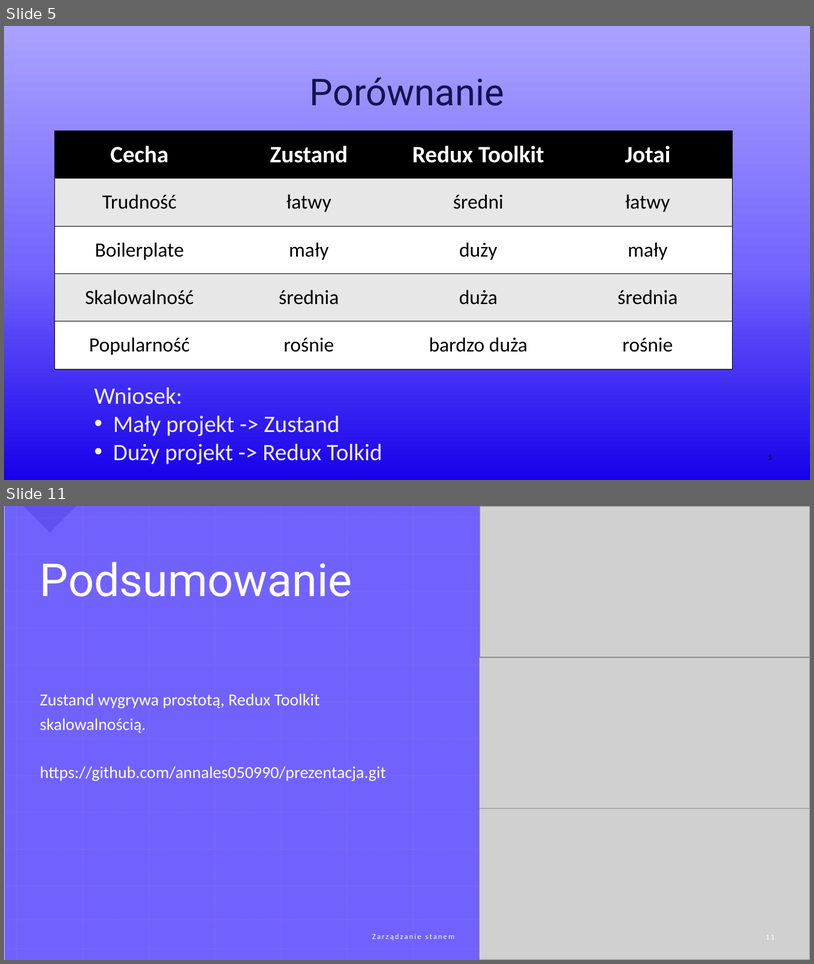
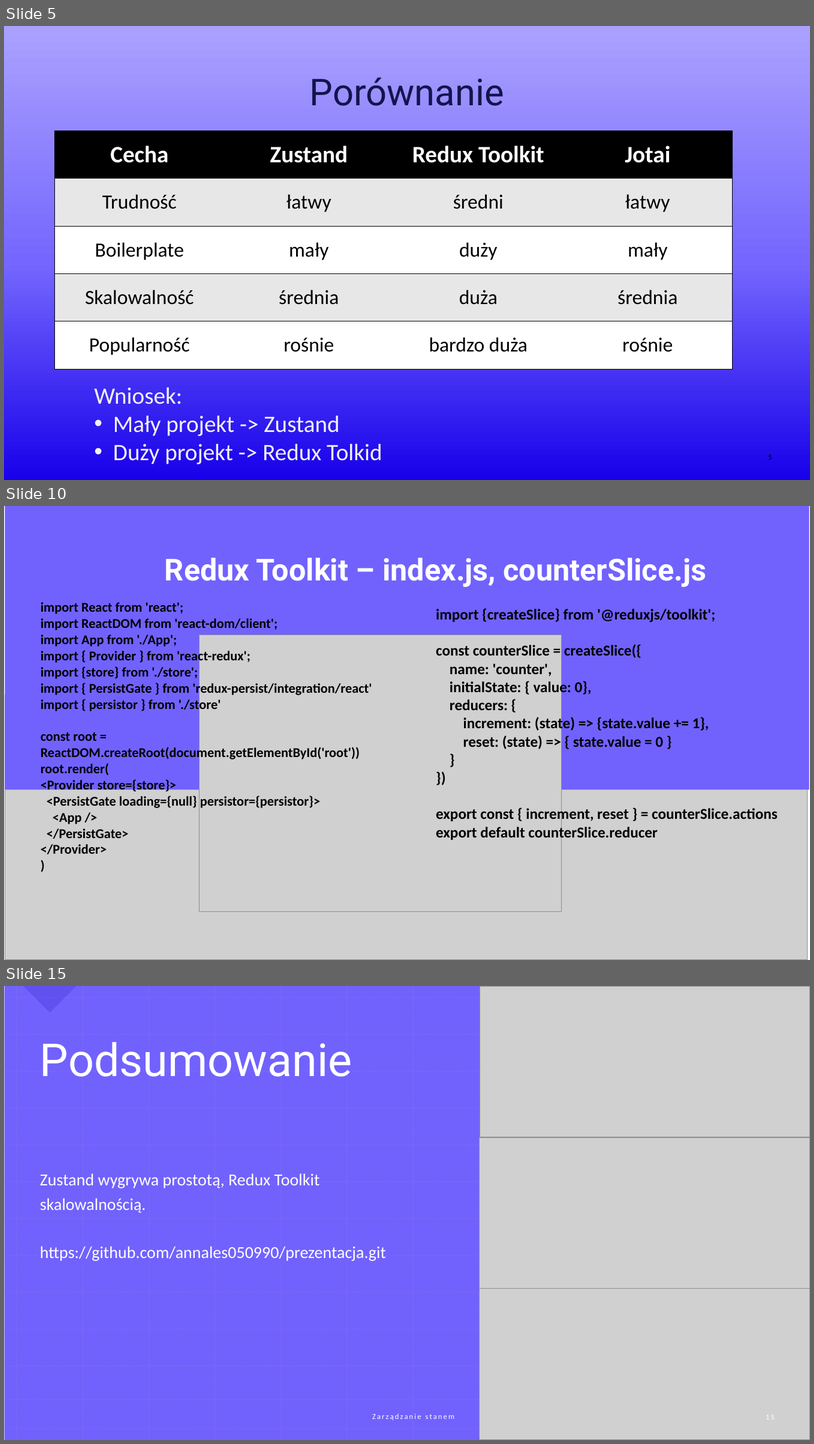
Before and after one commit to annales050990/prezentacja, a slide deck: Zarządzanie stanem Anna Leś.pptx. Shown one above the other, each under a label of ours: slides 5 and 11 before the commit, slides 5, 10 and 15 after it; the slides between them are not shown. The pictures are 814x964 and 814x1444 pixels, drawn with LibreOffice and Linux fonts; fonts in the diff are those of the drawing; grey boxes stand for pictures. Boxes give left, top, right and bottom in pixels: in the first picture for what was removed or moved away, otherwise in the second. Text is boxed around its words. In the diff, an @@ line names an element or a change of style, - is before the commit and + after.

```diff
--- a/Zarządzanie stanem Anna Leś.pptx
+++ b/Zarządzanie stanem Anna Leś.pptx
@@ slide 10 added at box(4, 506, 810, 960), background #FFFFFF @@
@@ title added at box(5, 506, 810, 790), fill #7162FE, 36 pt, text #FFFFFF, bold @@
+Redux Toolkit – index.js, counterSlice.js
@@ text added at box(41, 602, 372, 854), 16 pt, text #000000, bold @@
+import React from 'react';
+import ReactDOM from 'react-dom/client';
+import App from './App';
+import { Provider } from 'react-redux';
+import {store} from './store';
+import { PersistGate } from 'redux-persist/integration/react'
+import { persistor } from './store'
+const root = ReactDOM.createRoot(document.getElementById('root'))
+root.render(
+<Provider store={store}>
+<PersistGate loading={null} persistor={persistor}>
+<App />
+</PersistGate>
+</Provider>
+)
@@ text added at box(436, 608, 778, 841), 18 pt, text #000000, bold @@
+import {createSlice} from '@reduxjs/toolkit';
+const counterSlice = createSlice({
+name: 'counter',
+initialState: { value: 0},
+reducers: {
+increment: (state) => {state.value += 1},
+reset: (state) => { state.value = 0 }
+}
+})
+export const { increment, reset } = counterSlice.actions
+export default counterSlice.reducer
@@ picture added at box(200, 635, 562, 912) @@
@@ picture added at box(5, 695, 808, 960) @@
@@ what was slide 11 is now slide 15 @@
```
Also in this commit, not shown: 4 slides changed, 5 other slides added, 2 slides removed, 1 other file.
